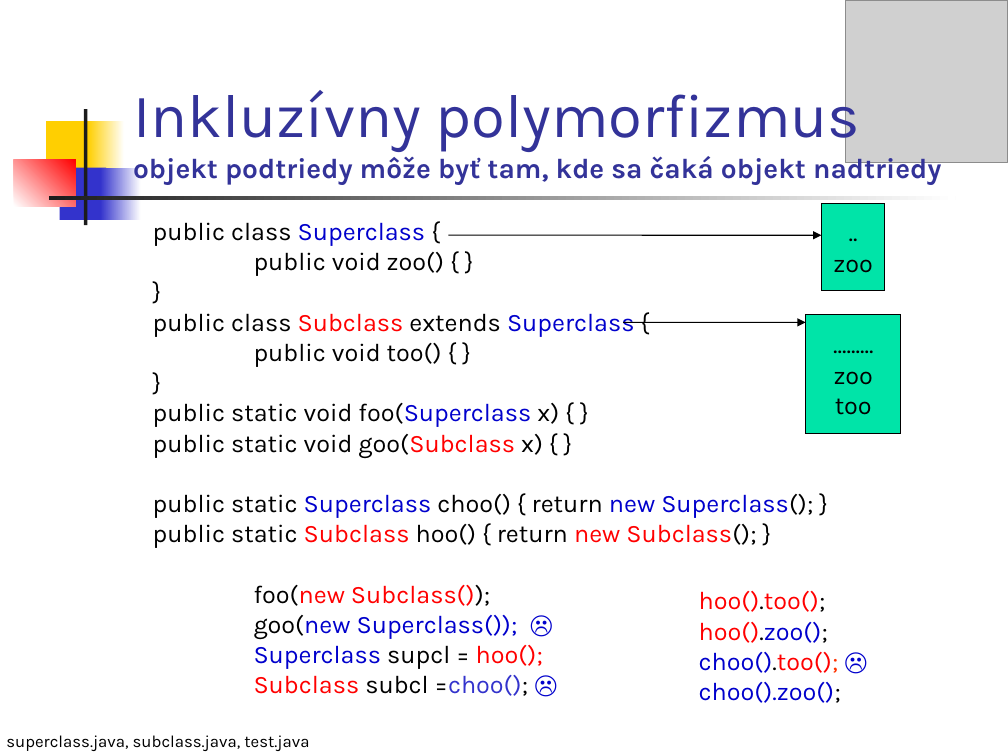
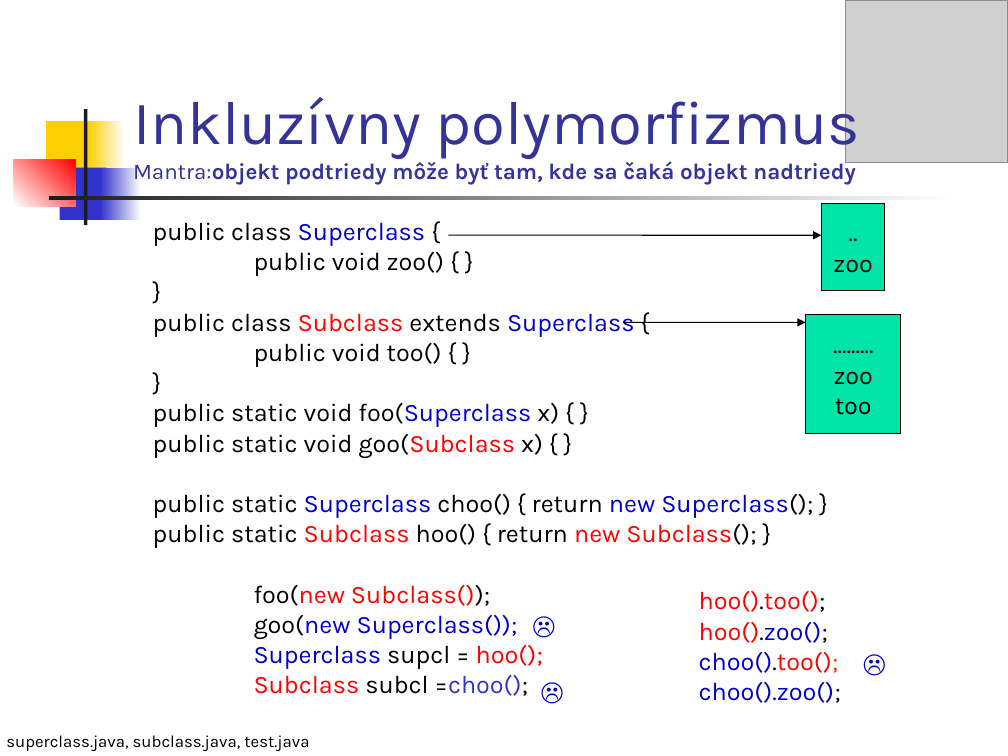
Before and after one commit to Programovanie4/Prednasky, a slide deck: slide 23 of 04/04_java.ppt (slide 21 before the commit). Drawn at 1008x756 pixels with LibreOffice and Linux fonts; fonts in the diff are those of the drawing; grey boxes stand for pictures. Boxes give left, top, right and bottom in pixels: in the first picture for what was removed or moved away, otherwise in the second. Text is boxed around its words. In the diff, an @@ line names an element or a change of style, - is before the commit and + after.

```diff
--- a/04/04_java.ppt
+++ b/04/04_java.ppt
@@ title at box(133, 89, 861, 185): text changed; size 20 to 16 pt @@
-Inkluzívny polymorfizmus
-objekt podtriedy môže byť tam, kde sa čaká objekt nadtriedy
+Inkluzívny polymorfizmus
+Mantra:objekt podtriedy môže byť tam, kde sa čaká objekt nadtriedy
@@ text added at box(522, 605, 563, 645), 18 pt, text #0000CC @@
+☹
@@ text added at box(853, 642, 894, 682), 18 pt, text #0000CC @@
+☹
@@ text added at box(531, 669, 573, 710), 18 pt, text #0000CC @@
+☹
```
Also in this commit, not shown: 13 other slides changed, 3 slides added, 2 other files.
